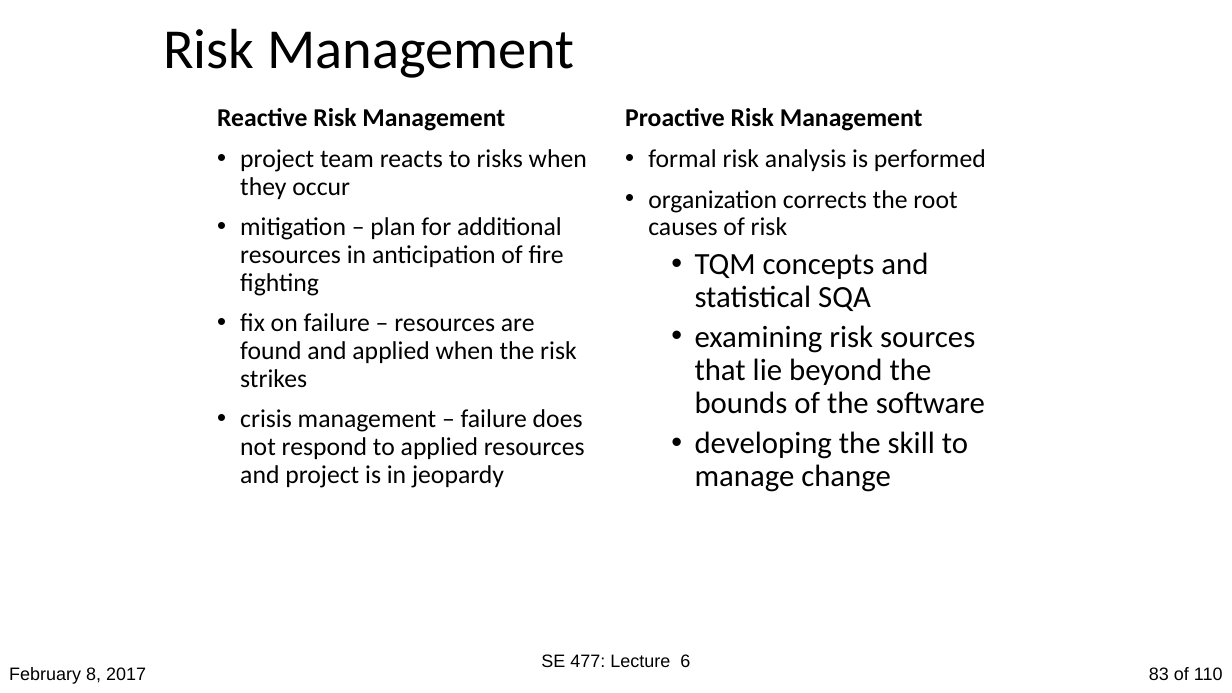
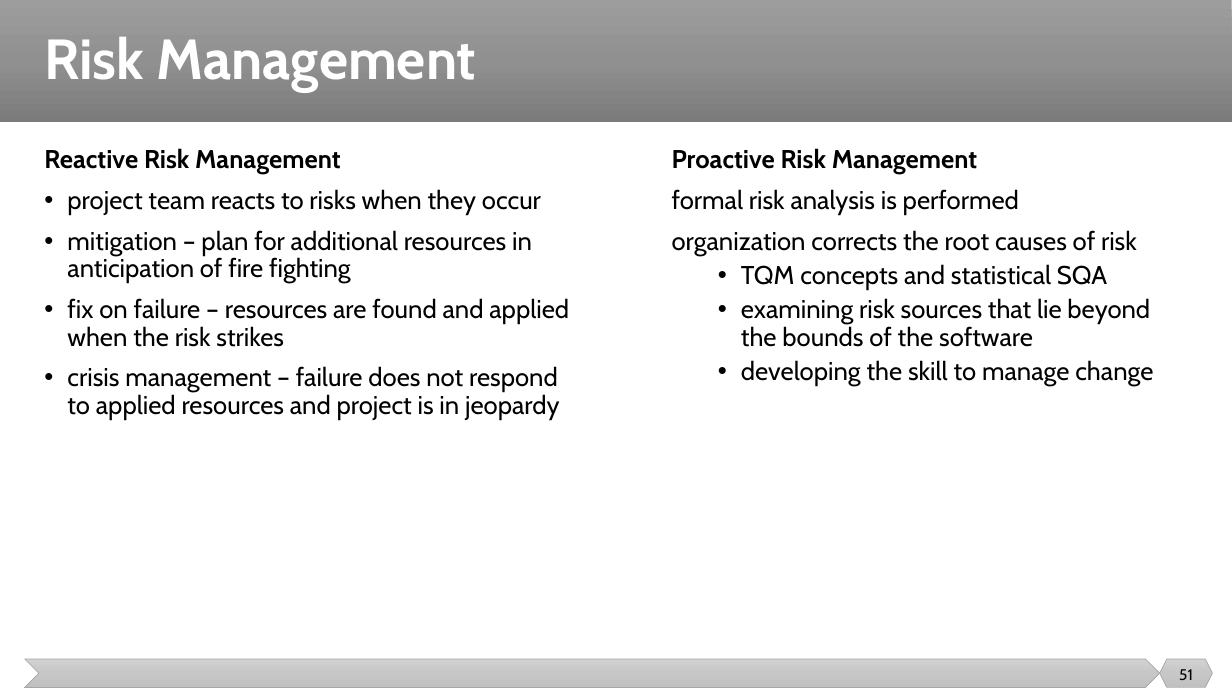
Before and after one commit to malenezi/malenezi, a slide deck: slide 51 of SE423/Lectures/5-Risk Management/Risk Management.pptx (slide 83 before the commit). Drawn at 1232x693 pixels with LibreOffice and Linux fonts; fonts in the diff are those of the drawing. Boxes give left, top, right and bottom in pixels: in the first picture for what was removed or moved away, otherwise in the second. Text is boxed around its words. In the diff, an @@ line names an element or a change of style, - is before the commit and + after.

```diff
--- a/SE423/Lectures/5-Risk Management/Risk Management.pptx
+++ b/SE423/Lectures/5-Risk Management/Risk Management.pptx
@@ rectangle added at (0, 0, 1232, 122), fill gradient #9D9D9D to #909090 to #7C7C7C @@
@@ title "Risk Management": place and size @@
-title "Risk Management" at (163, 28, 574, 78)
+title "Risk Management" at (44, 37, 476, 92)
@@ title "Risk Management" at (44, 37, 476, 92): font Calibri to Cabin, text colour #000000 to #FFFFFF, bold on @@
@@ text "Reactive Risk Management": place and size @@
-text "Reactive Risk Management" at (217, 108, 587, 488)
+text "Reactive Risk Management" at (44, 148, 569, 420)
@@ text "Reactive Risk Management" at (44, 148, 569, 420): font Calibri to Cabin @@
@@ text "Proactive Risk Management": place and size @@
-text "Proactive Risk Management" at (625, 108, 986, 492)
+text "Proactive Risk Management" at (672, 148, 1153, 385)
@@ text "Proactive Risk Management" at (672, 148, 1153, 385): font Calibri to Cabin; size 24 to 20 pt in "TQM concepts and statistical SQA", "examining risk sources that lie beyond the ...", "developing the skill to manage change"; bullet • to none @@
@@ chevron added at (25, 659, 1160, 688), fill gradient #D2D2D2 to #C8C8C8 to #C0C0C0, outline #A5A5A5 0.5 pt @@
@@ text removed at (541, 654, 690, 667) @@
-SE 477: Lecture 6
@@ hexagon added at (1160, 659, 1213, 688), fill gradient #D2D2D2 to #C8C8C8 to #C0C0C0, outline #A5A5A5 0.5 pt @@
@@ text removed at (9, 667, 146, 684) @@
-February 8, 2017
@@ page number removed at (1149, 667, 1223, 680) @@
-83 of 110
@@ page number added at (1179, 669, 1193, 680), 12 pt, text #000000 @@
+51
```
Also in this commit, not shown: 85 other slides changed, 1 slide added, 13 slides removed, 12 other files.
